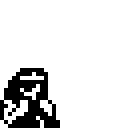
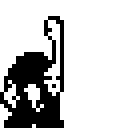
Two versions of the same layered image (128×128). Layer-by-layer changes:
showed "piñafuerteagachado", painted on it over 0, 16, 64, 128
hid "agachado" over 0, 16, 64, 128
